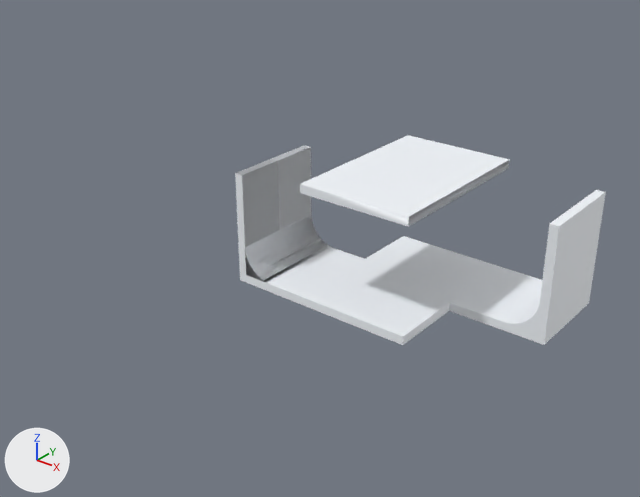
Two versions of the FBX model Assets/Art/Ambience/fgr_laespada_room.fbx, one commit apart.
One viewpoint serves both versions: a camera (50 mm lens) standing at (165.0, -273.0, 185.0) and looking at (-56.0, 3.0, 14.0). The axes (+X, +Y, +Z) are drawn at lower left. The lights are the same throughout. Where no turn or scale is listed for an object, it has been applied to the vertices.

Names of what the first picture shows: 'fgr_ramps.002'.
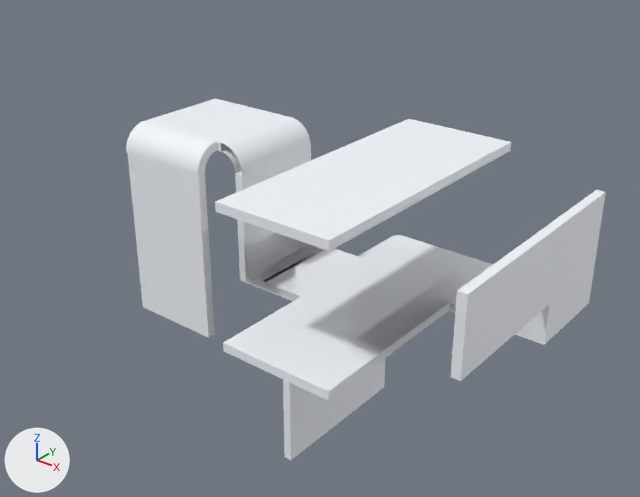
Pixel boxes [x1, y1, x2, y2] of what changed, in the pictures (640 x 497 px):
```json
{"object": "fgr_ramps.002", "change": "reshaped", "before": [235, 135, 606, 345], "after": [126, 99, 606, 460], "on screen": "29% wider, 72% taller"}
{"part": 1, "of": "me_cube_007", "change": "added", "after": [126, 121, 217, 175]}
{"part": 2, "of": "me_cube_007", "change": "added", "after": [221, 117, 311, 175]}
{"part": 3, "of": "me_cube_007", "change": "added", "after": [358, 235, 403, 259]}
{"part": 4, "of": "me_cube_007", "change": "added", "after": [283, 359, 385, 460]}
{"part": 5, "of": "me_cube_007", "change": "built on", "before": [243, 135, 561, 345], "after": [128, 99, 561, 401]}
```

Scene script edits in JSON lines:
```json
{"block": "me_cube_007", "where": "# used by ob_fgr_ramps_002; location = (35.2, 39.2, 6.9)"}
{"op": "remove", "block": "me_cube_007", "code": "me_cube_007.from_pydata(...)  # 238 vertices, 139 faces; spans x -122.2..10.8, y -55.2..23.7, z -10.9..45.1"}
{"op": "add", "block": "me_cube_007", "code": "me_cube_007.from_pydata(...)  # 697 vertices, 427 faces; spans x -179.2..10.8, y -103.2..23.7, z -99.9..53.2"}
{"block": "me_cube_007", "change": "me_cube_007 part 1: a new loose piece of 133 vertices spanning x -179.2..-132.7, y -67.2..-55.2, z 41.2..53.2, in mat_mat_floor_00_001 (picture img_ture_piso_00_png)"}
{"block": "me_cube_007", "change": "me_cube_007 part 2: a new loose piece of 132 vertices spanning x -130.2..-118.2, y -55.2..-8.7, z 41.1..53.1, in mat_mat_floor_00_001 (picture img_ture_piso_00_png)"}
{"block": "me_cube_007", "change": "me_cube_007 part 3: a new loose piece of 132 vertices spanning x -97.9..-85.9, y -8.6..23.7, z -18.9..-6.9, in mat_mat_floor_00_001 (picture img_ture_piso_00_png)"}
{"block": "me_cube_007", "change": "me_cube_007 part 4: a new loose piece of 18 vertices spanning x -97.9..-93.9, y -54.8..23.7, z -99.9..-18.9, in mat_mat_floor_00_001 (picture img_ture_piso_00_png)"}
{"block": "me_cube_007", "change": "me_cube_007 part 5"}
{"block": "me_cube_007", "change": "9 faces are deleted"}
{"block": "me_cube_007", "change": "8 vertices in x -85.9..-33.2, y -55.2..23.7, z 41.1..45.1 move by (0.0, 0.0, 8.0)"}
{"block": "me_cube_007", "change": "26 vertices are added at x -179.2..10.8, y -87.3..23.7, z -39.8..49.1"}
{"block": "me_cube_007", "change": "8 new vertices lie (0.0, -48.0, 0.0) away from vertices in x -85.9..-33.2, y -55.2, z -10.9..45.1"}
{"block": "me_cube_007", "change": "10 new vertices lie (0.0, 0.0, 4.0) away from vertices in x -179.2..-130.2, y -67.2..-8.7, z 37.2..49.1"}
{"block": "me_cube_007", "change": "22 new faces join them, mat_mat_floor_00_001 (picture img_ture_piso_00_png)"}
{"block": "me_cube_007", "change": "28 new faces join them, mat_mat_floor_00_002 (picture img_ture_piso_00_png)"}
```
